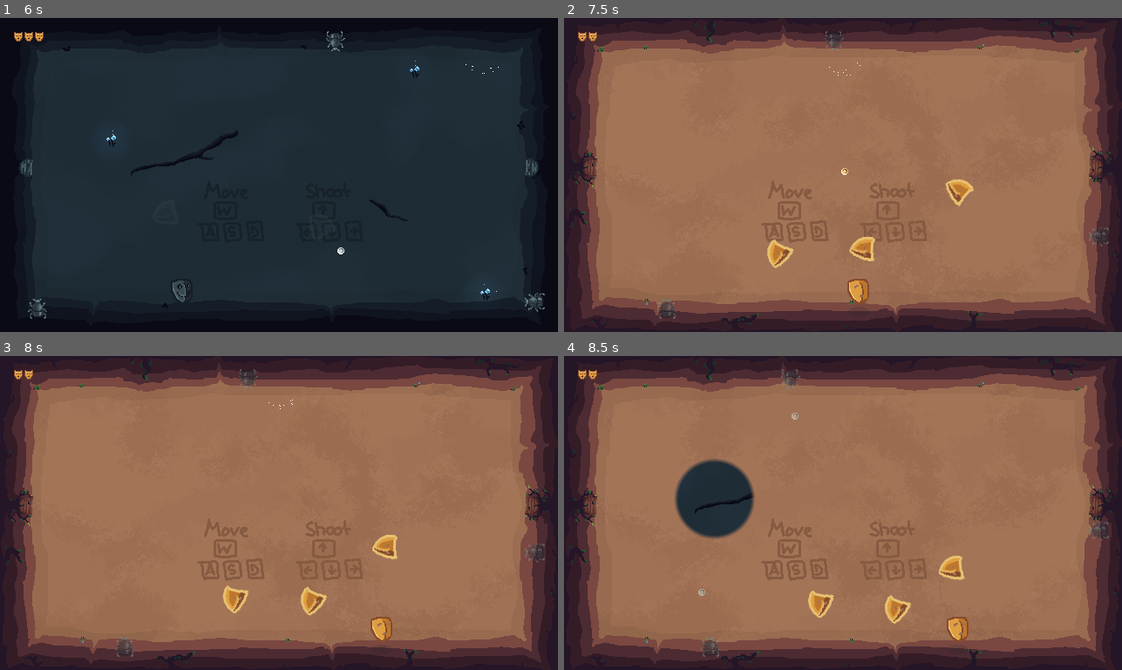
Above: before the commit, frames 1-4 (two rows, left to right).
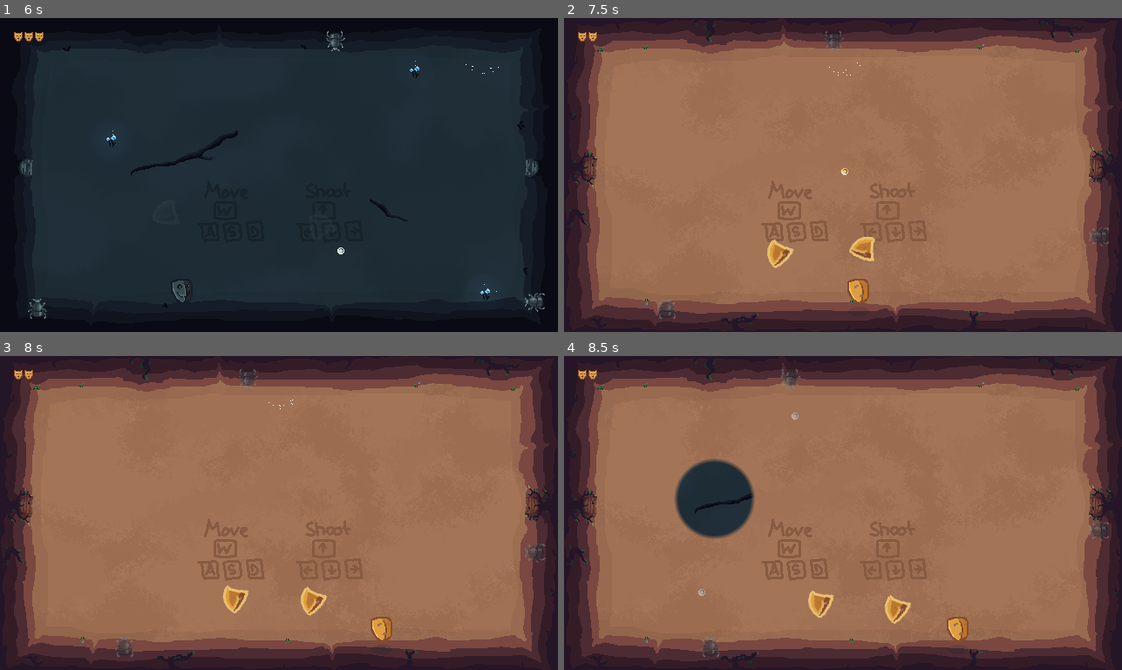
Above: after the commit, the same moments.

Repository: MarcelBlasius/Global-Game-Jam-2026
Game: Godot game, scene res://scenes/main_scene.tscn
Two runs of this game, one before a commit and one after it. Both use one fixed random seed, a clock stepped at 60 frames per second and the inputs below.
Inputs (mouse positions are in pixels of both pictures, inside the frame that each line leads up to):
- Up to frame 1 (6 s): tap Enter at 0.5 s; move the mouse to (401, 159) at 0.52 s; hold D (right) 0.53-1.28 s; tap Shift every 1.5 s from 0.6 to 5.1 s; click (401, 159) at 0.67 s; move the mouse to (167, 190) at 1.27 s; hold S (down) 1.28-2.03 s; tap Ctrl every 1.5 s from 1.35 to 5.85 s; move the mouse to (334, 105) at 2.02 s; hold D (right) 2.03-2.78 s; move the mouse to (251, 237) at 2.77 s; hold Up (shoot up) 2.78-3.53 s; click (251, 237) at 2.92 s; move the mouse to (446, 222) at 3.52 s; hold A (left) 3.53-5.03 s; move the mouse to (111, 127) at 4.27 s; move the mouse to (306, 175) at 5.02 s; hold S (down) 5.03-5.78 s; click (306, 175) at 5.17 s; move the mouse to (195, 96) at 5.77 s; hold D (right) from 5.78 s (still down)
- Up to frame 2 (7.5 s): move the mouse to (965, 159) at 6.52 s; release D (right) at 6.53 s; hold Up (shoot up) 6.53-7.28 s; tap Shift at 6.6 s; move the mouse to (731, 190) at 7.27 s; hold D (right) from 7.28 s (still down); tap Ctrl at 7.35 s; click (731, 190) at 7.42 s
- Up to frame 3 (8 s): keep holding D (right)
- Up to frame 4 (8.5 s): move the mouse to (898, 443) at 8.02 s; release D (right) at 8.03 s; hold S (down) from 8.03 s (still down); tap Shift at 8.1 s

Frame 1 is identical in both runs. In frame 2, 0.2% of the frame differs, in the area x 68-74%, y 51-60%; in frame 3, 0.3%; in frame 4, 0.3%, in the area x 67-72%, y 63-72%.

Commit message:
game looop done

Diff:
--- a/spectra/scripts/enemy.gd
+++ b/spectra/scripts/enemy.gd
@@ -40,6 +40,9 @@
 	view2.add_child(spriteParent2)
 	spriteParent2.global_transform = old_global2
 
+	spriteParent1.visible = false
+	spriteParent2.visible = false
+
 func _process(_delta: float) -> void:
 	#await get_tree().physics_frame
 	if (spriteParent1 == null || spriteParent2 == null):
@@ -69,6 +72,9 @@
 			if body.has_method("take_damage"):
 				body.take_damage(1)
 
+	spriteParent1.visible = true
+	spriteParent2.visible = true
+
 func flash_hit():
 	sprite1.material.set_shader_parameter("active", true)
 	sprite2.material.set_shader_parameter("active", true)
--- a/spectra/scripts/manager.gd
+++ b/spectra/scripts/manager.gd
@@ -79,7 +79,7 @@
 func level_one():
 	alpha.set_world(current_world)
 	var time = 2.0
-	for i in range(3):
+	for i in range(2):
 		spawn_enemy(enemy_standard_1, time)
 		time += 2
 
@@ -101,7 +101,10 @@
 	animate_portal_spawn_routine(maskPos, 50, spawn_curve)
 
 func spawn_end_portal_routine(pos : Vector2, time: float = 0):
-	await get_tree().create_timer(time).timeout
+	var tree = get_tree()
+	if (tree == null):
+		return
+	await tree.create_timer(time).timeout
 	#var timer = Timer.new()#
 
 	var maskPos := Alpha.MaskPos.new()
@@ -109,15 +112,23 @@
 	maskPos.radius = 0
 	maskPos.worldBit = 1
 	alpha.posList.append(maskPos)
-	animate_portal_spawn_routine(maskPos, 640, finish_curve)
+	var animLength = 7.0
+	animate_portal_spawn_routine(maskPos, 640, finish_curve, animLength)
+
+	if (tree == null):
+		return
+	await tree.create_timer(animLength).timeout
+	current_world = 1 if (current_world == 0) else 0
+	alpha.set_world(current_world)
+	alpha.posList.erase(maskPos)
+	end_round()
 
 
-
-func animate_portal_spawn_routine(mask : Alpha.MaskPos, radius: float, curve: Curve):
+func animate_portal_spawn_routine(mask : Alpha.MaskPos, radius: float, curve: Curve, animLength : float = 7.0):
 	var current_mills = Time.get_ticks_msec()
-	var animLength = 7.0 * 1000
-	while (Time.get_ticks_msec() - current_mills < animLength):
-		var t = (Time.get_ticks_msec() - current_mills) / (animLength)
+	var animLengthMills = animLength * 1000
+	while (Time.get_ticks_msec() - current_mills < animLengthMills):
+		var t = (Time.get_ticks_msec() - current_mills) / (animLengthMills)
 		var y = curve.sample(t)
 		mask.radius = radius * y
 		var tree = get_tree()
@@ -145,19 +156,21 @@
 	current_maskPos_to_delete = null
 
 var current_maskPos_to_delete : Alpha.MaskPos
+var end_Mask_not_to_delete : Alpha.MaskPos
 
 func check_portal_despawn():
 	if (current_maskPos_to_delete != null):
 		return
 	if (alpha.posList.size() > 2):
-		current_maskPos_to_delete = alpha.posList.get(0)
+		var temp = alpha.posList.get(0)
+		if (temp == end_Mask_not_to_delete):
+			return
+		current_maskPos_to_delete = temp
 		animate_portal_despawn_routine(current_maskPos_to_delete, 50, finish_curve)
 
 func remove_enemy(enemy: Node):
 	enemies.erase(enemy)
 	if (enemies.size() == 0):
-
-		end_round()
 		spawn_end_portal_routine(enemy.global_position)
 		return
 	spawn_portal_routine(enemy.global_position)
@@ -173,6 +186,7 @@
 
 func end_round():
 	background.fade_out_tutorial()
+	level_one()
 	print("oioioioioi")
 	pass
 ## Called every frame. 'delta' is the elapsed time since the previous frame.
